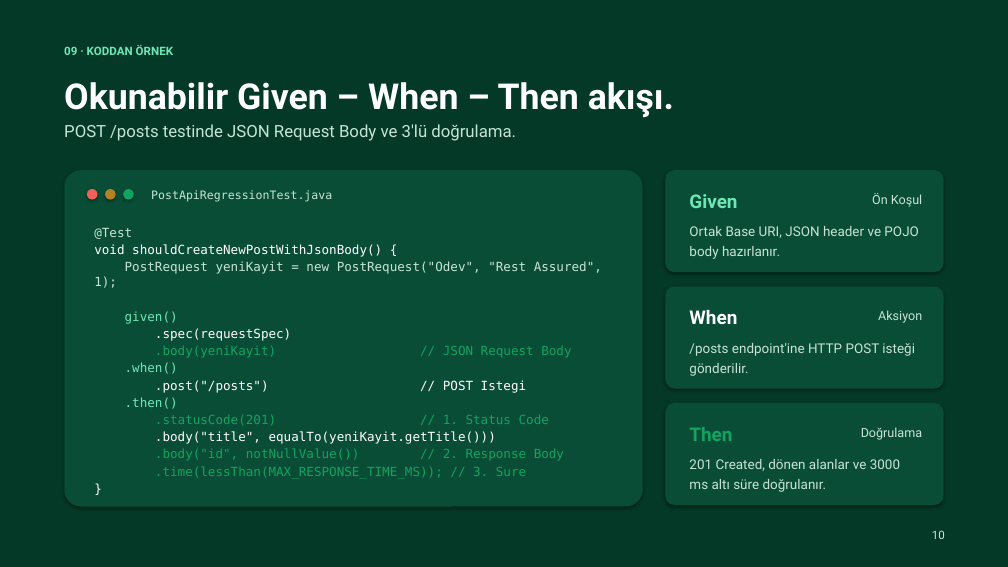
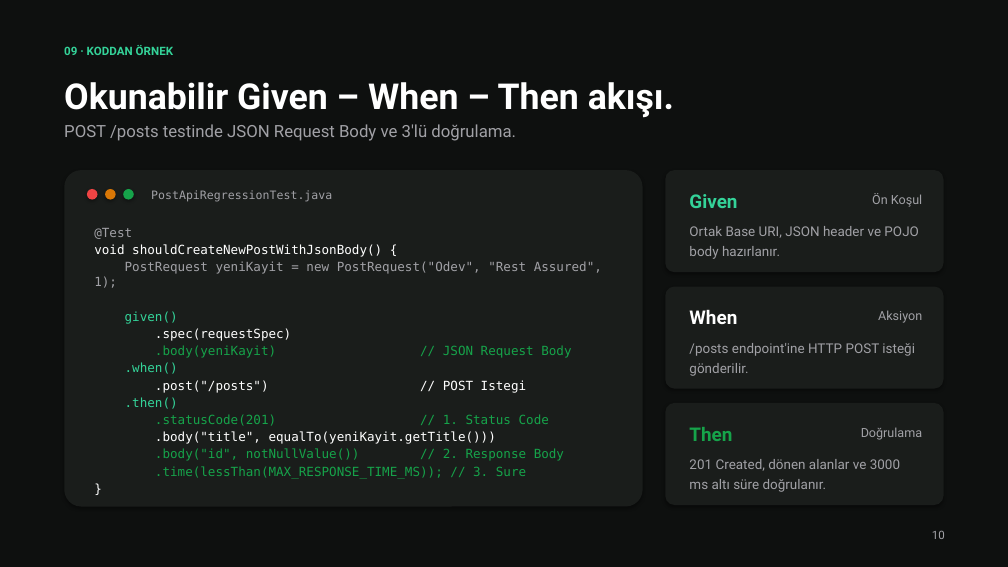
Before and after one commit to mustafagmn/24118007_MustafaGuman_YazilimGelistirme_rest-assured-api-regression-test, a slide deck: slide 10 of sunum/Yapay_Zeka_Destekli_Yazilim_Test_Muhendisligi_Mustafa_Guman.pptx. Drawn at 1008x567 pixels with LibreOffice and Linux fonts; fonts in the diff are those of the drawing. Boxes give left, top, right and bottom in pixels: in the first picture for what was removed or moved away, otherwise in the second. Text is boxed around its words. In the diff, an @@ line names an element or a change of style, - is before the commit and + after.

Commit message:
Refine presentation colors: neutral Apple dark/light surfaces with subtle green accent

```diff
--- a/sunum/Yapay_Zeka_Destekli_Yazilim_Test_Muhendisligi_Mustafa_Guman.pptx
+++ b/sunum/Yapay_Zeka_Destekli_Yazilim_Test_Muhendisligi_Mustafa_Guman.pptx
@@ background #043927 to #0E100F @@
@@ text "09 · KODDAN ÖRNEK" at (64,45,173,55): text colour #6EE7B7 to #34D399 @@
@@ ellipse at (87,189,98,200): fill #EF625C to #EF4444 @@
@@ ellipse at (105,189,116,200): fill #B48223 to #D97706 @@
@@ ellipse at (123,189,134,200): fill #10A362 to #16A34A @@
@@ text "Given" at (689,194,737,208): text colour #6EE7B7 to #34D399 @@
@@ text at (94,228,602,479): text colour #C6E4D5 to #A1A1A6 in "@Test", "PostRequest yeniKayit = new PostRequest("Odev", "Rest Assure ..."; text colour #6EE7B7 to #34D399 in "given()", ".when()", ".then()"; text colour #10A362 to #16A34A in ".body(yeniKayit) // JSON Request Body", ".statusCode(201) // 1. Status Code", ".body("id", notNullValue()) // 2. Response Body", ".time(lessThan(MAX_RESPONSE_TIME_MS)); // 3. Sure" @@
@@ fill #0A4D36 to #1A1D1B in 4 elements at (64,170,643,507), (665,170,944,272), (665,287,944,389), (665,403,944,505) @@
@@ text "Then" at (689,427,732,441): text colour #10A362 to #16A34A @@
@@ text colour #C6E4D5 to #A1A1A6 in 9 elements at (64,124,516,141), (932,530,945,539), (151,190,332,202), (872,193,922,207), (689,226,918,259), (878,310,922,323), (689,343,915,376), (861,427,922,440), (689,459,900,492) @@
```
Also in this commit, not shown: 10 other slides changed.
